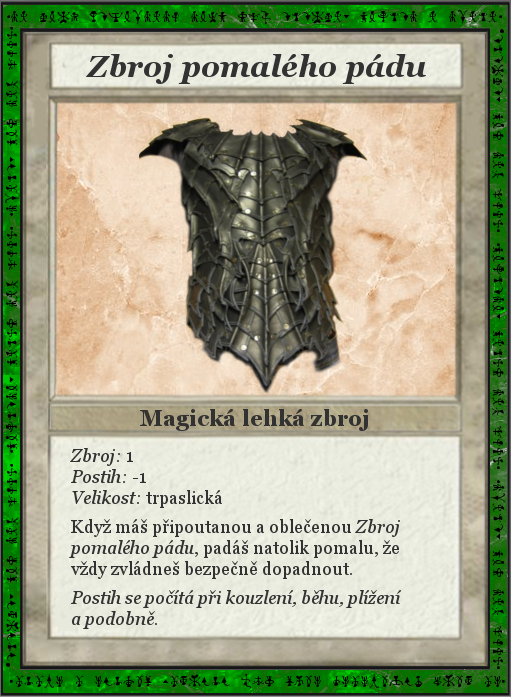
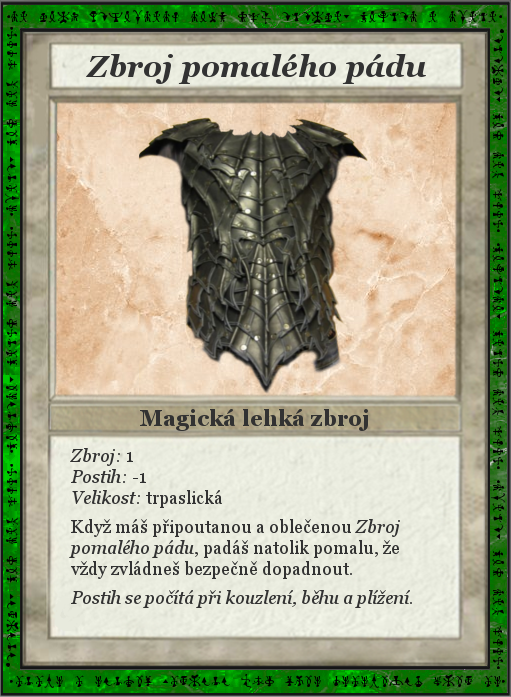
Two versions of the same layered image (511 x 697). Layer-by-layer changes:
painted on "Zbroj: 1 ..." over [72, 590, 412, 629]
